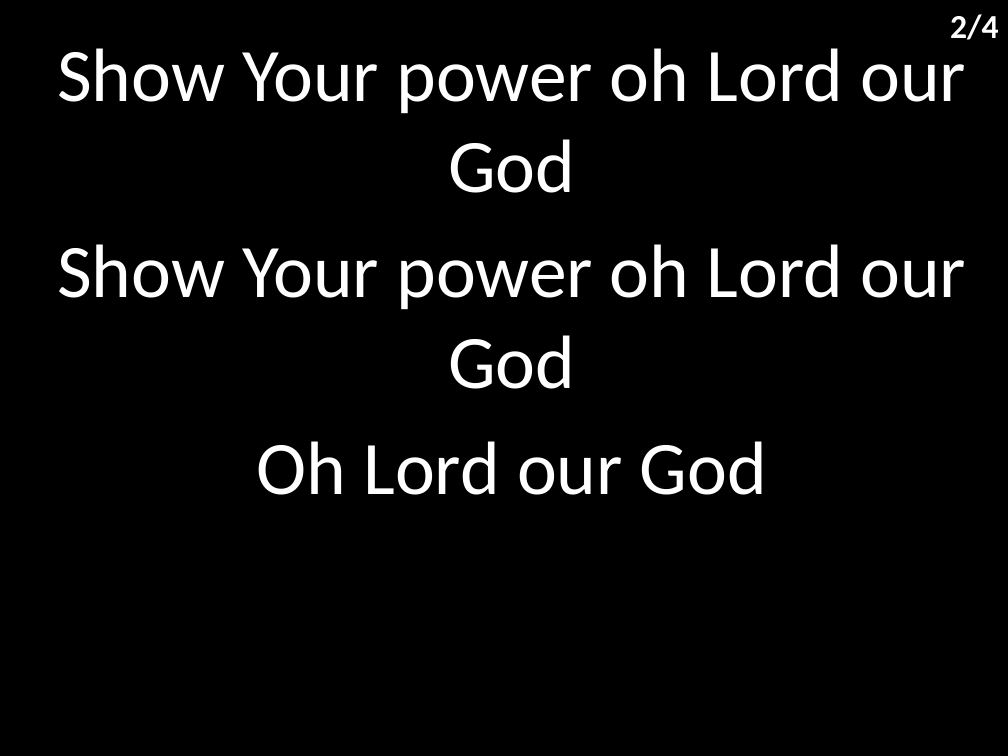
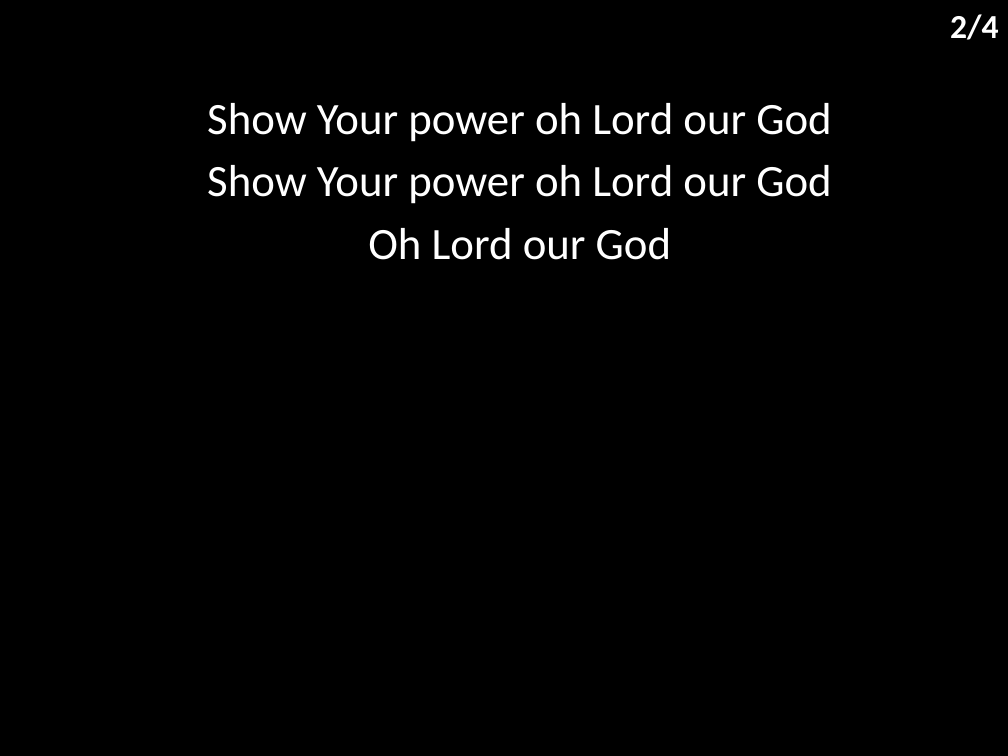
Before and after one commit to hoo-are-ya/worship, a slide deck: slide 3 of docs/songs/show your power.pptx. Drawn at 1008x756 pixels with LibreOffice and Linux fonts; fonts in the diff are those of the drawing. Boxes give left, top, right and bottom in pixels: in the first picture for what was removed or moved away, otherwise in the second. Text is boxed around its words. In the diff, an @@ line names an element or a change of style, - is before the commit and + after.

```diff
--- a/docs/songs/show your power.pptx
+++ b/docs/songs/show your power.pptx
@@ subtitle "Show Your power oh Lord ...": place and size @@
-subtitle "Show Your power oh Lord ..." at (57,48,966,495)
+subtitle "Show Your power oh Lord ..." at (207,103,831,260)
@@ subtitle "Show Your power oh Lord ..." at (207,103,831,260): size 54 to 32 pt; less space between paragraphs @@
```
Also in this commit, not shown: 3 other slides changed, 5 other files.
